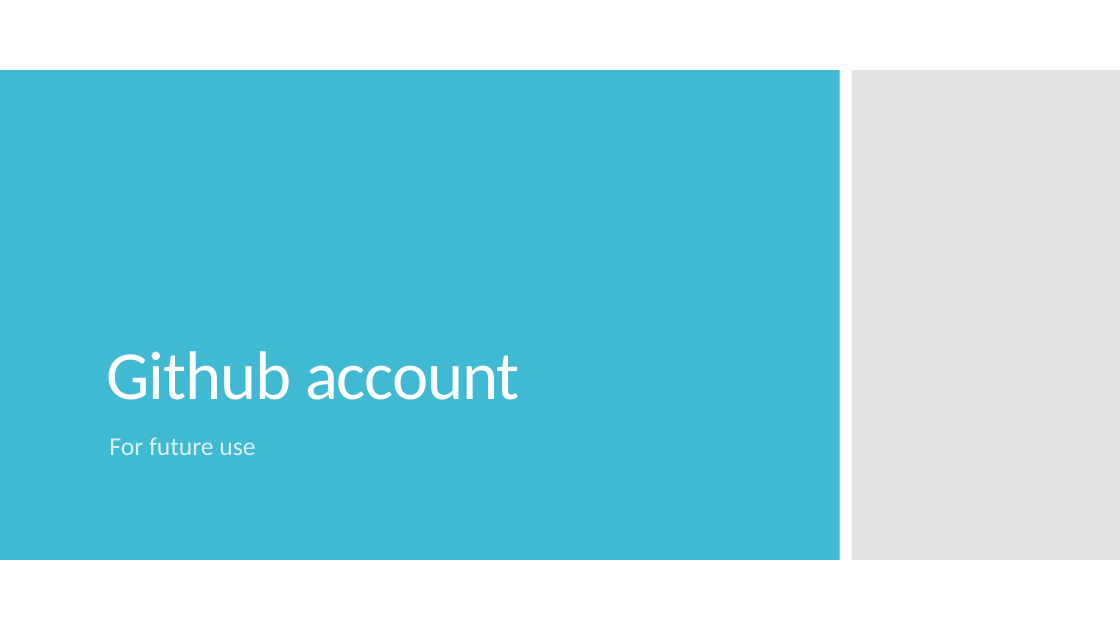
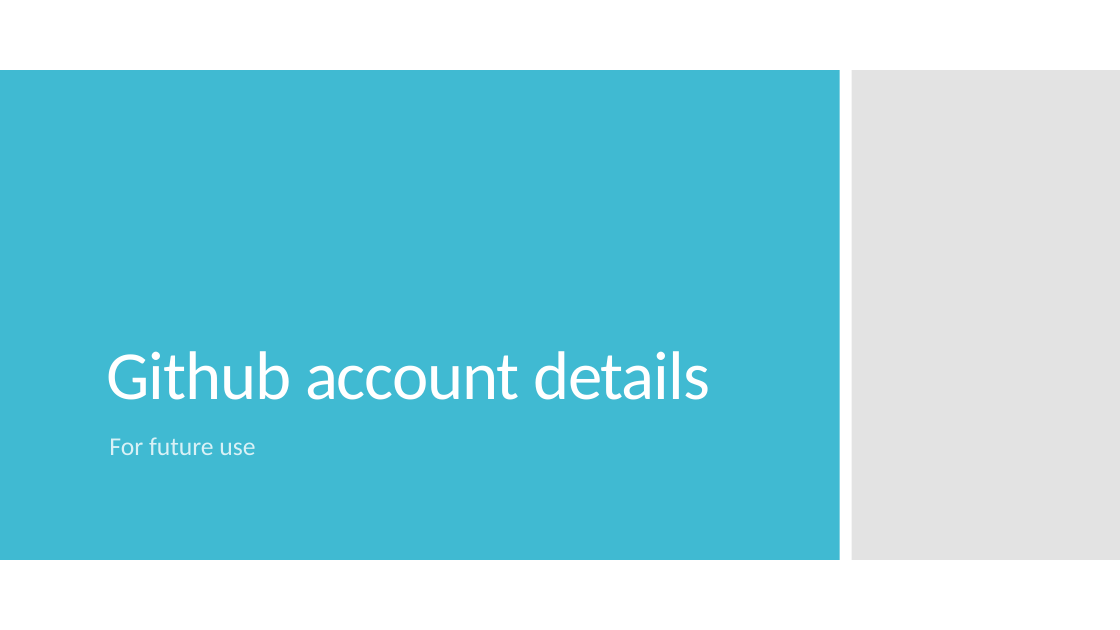
Before and after one commit to pixustechnologies/labelSerialNumberProject, a slide deck: slide 17 of LabelSerialNumberChangeProposal.pptx (slide 13 before the commit). Drawn at 1120x630 pixels with LibreOffice and Linux fonts; fonts in the diff are those of the drawing. Boxes give left, top, right and bottom in pixels: in the first picture for what was removed or moved away, otherwise in the second. Text is boxed around its words. In the diff, an @@ line names an element or a change of style, - is before the commit and + after.

```diff
--- a/LabelSerialNumberChangeProposal.pptx
+++ b/LabelSerialNumberChangeProposal.pptx
@@ title at (107, 351, 710, 400): text changed @@
-Github account
+Github account details
```
Also in this commit, not shown: 9 other slides changed, 4 slides added, 12 other files.
